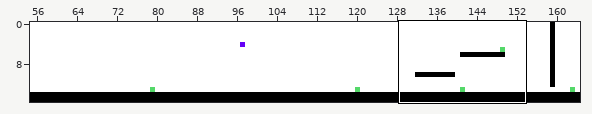
A Tiled map (JSON) gets an edit: public/benchmark2/assets/map/level1.json. Above: a wide view before the commit, with the close-up outlined.
Close-up. Earlier state:
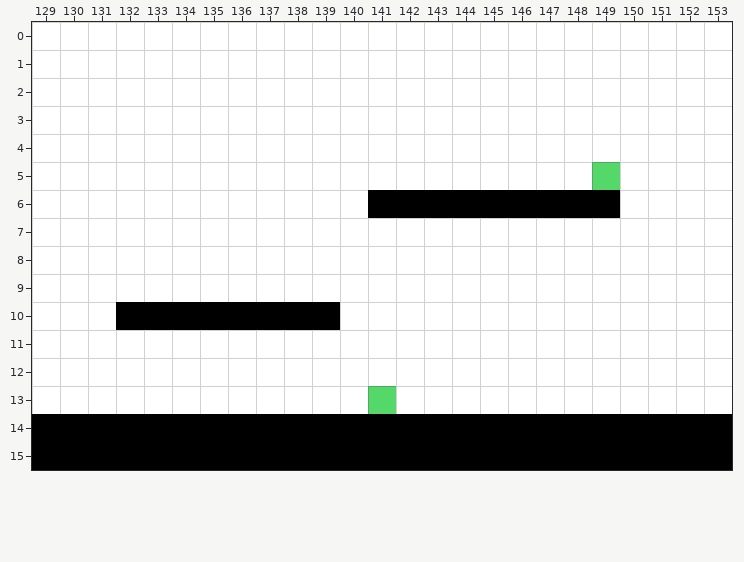
Cells are 128x128 px. Shown: x 129..153, y 0..15. The commit also changed other parts of the map, which this record leaves out.
After the commit:
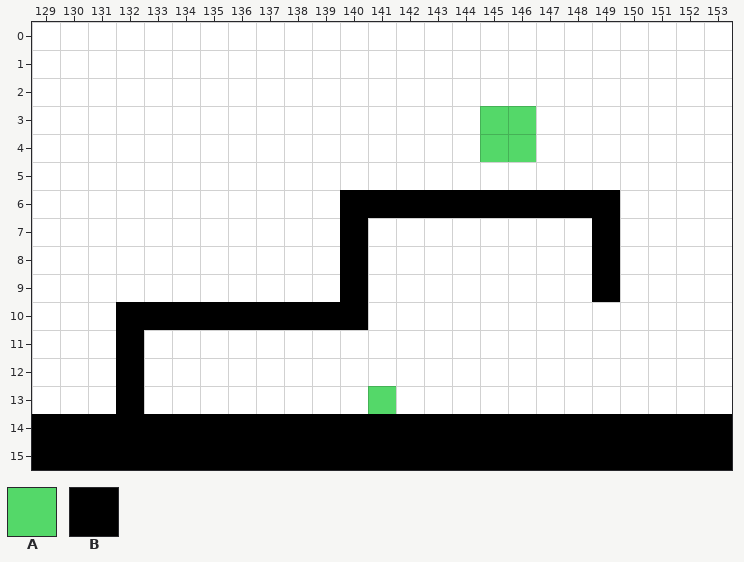
Key: from "BasicColor": A 0, B 2.
_ is an empty cell.
Objects are placed by their top-left corner, in cells (3,4 is the top-left corner of cell 3,4); size is 1x1 cell unless given.
Change:
Layer "BlockLayer":
Tile B is added in row 6 at x 140; in rows 7 to 9 at x 140 and 149; in row 10 at x 140; in rows 11 to 13 at x 132.
Layer "ObjectLayer":
Object A "Box" at 149,5 becomes A "Box" at 145,3 size 2x2.
Pixel boxes of the changes (left, top, right, bottom) in both close-ups:
new place: (480, 106, 536, 162)
old place: (592, 162, 620, 190)
added: (340, 190, 368, 330)
added: (592, 218, 620, 302)
added: (116, 330, 144, 414)
